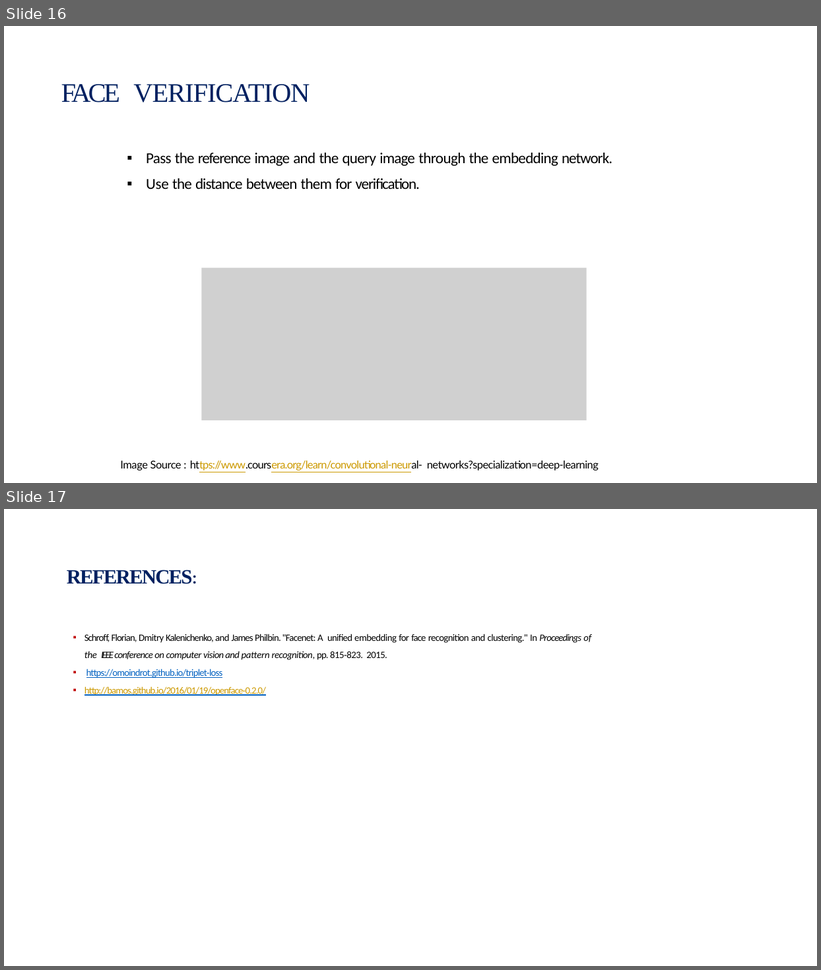
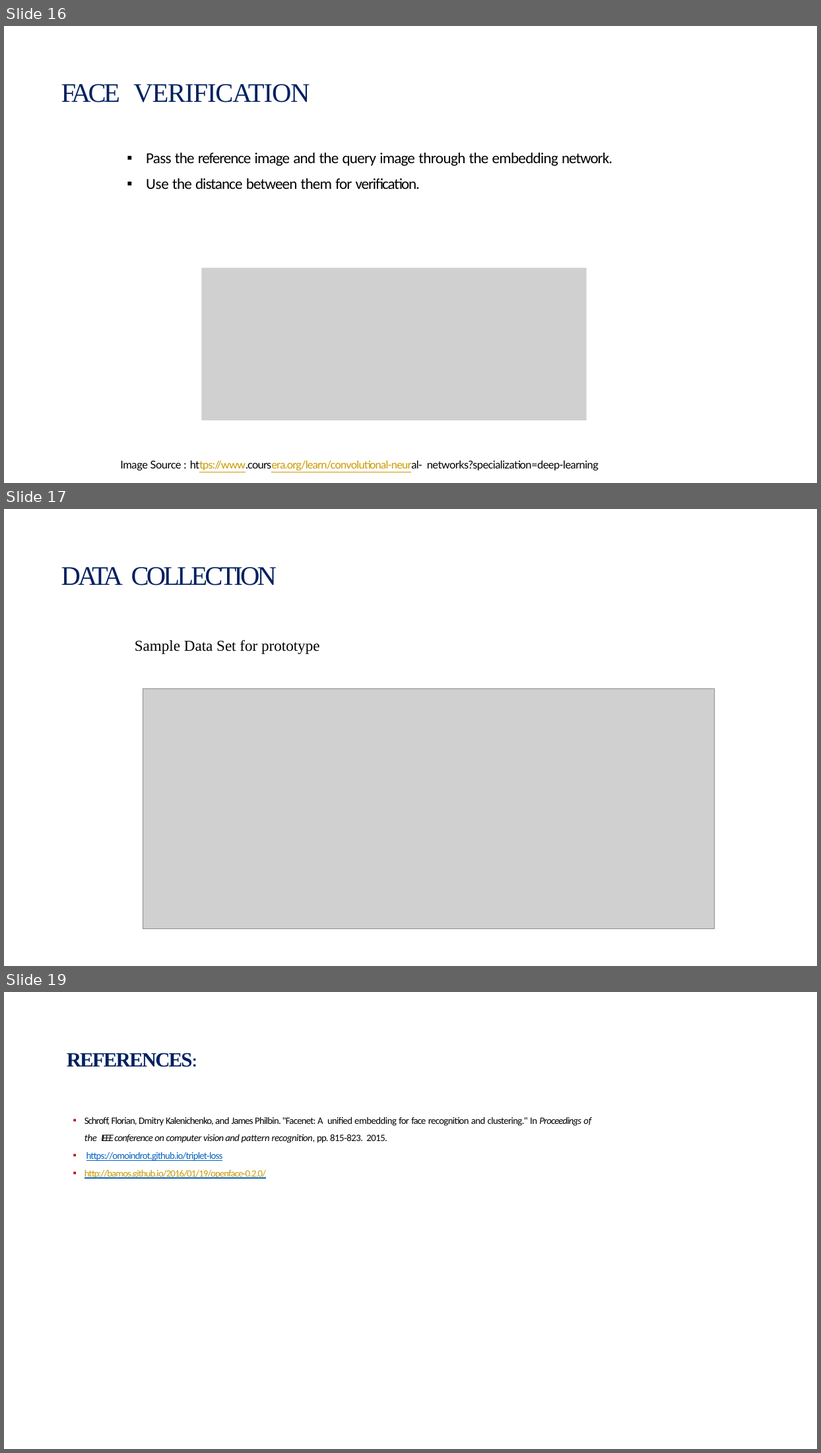
Before and after one commit to raiamit640/Intellengent-Face-Recognization, a slide deck: FacenetF.pptx. Shown one above the other, each under a label of ours: slides 16 and 17 before the commit, slides 16, 17 and 19 after it; the slides between them are not shown. The pictures are 821x970 and 821x1453 pixels, drawn with LibreOffice and Linux fonts; fonts in the diff are those of the drawing; grey boxes stand for pictures; background and template pictures are left out. Boxes give left, top, right and bottom in pixels: in the first picture for what was removed or moved away, otherwise in the second. Text is boxed around its words. In the diff, an @@ line names an element or a change of style, - is before the commit and + after.

```diff
--- a/FacenetF.pptx
+++ b/FacenetF.pptx
@@ slide 17 added at box(4, 509, 817, 966), background #FFFFFF; not listed: 1 template element that a slide beside it also shows @@
@@ title added at box(61, 567, 277, 586), 31.8 pt, text #002060 @@
+DATA COLLECTION
@@ text added at box(135, 640, 319, 654), 18 pt, text #000000 @@
+Sample Data Set for prototype
@@ picture added at box(143, 689, 715, 929) @@
@@ what was slide 17 is now slide 19 @@
```
Also in this commit, not shown: 5 slides changed, 1 other slide added, 6 slides removed.
